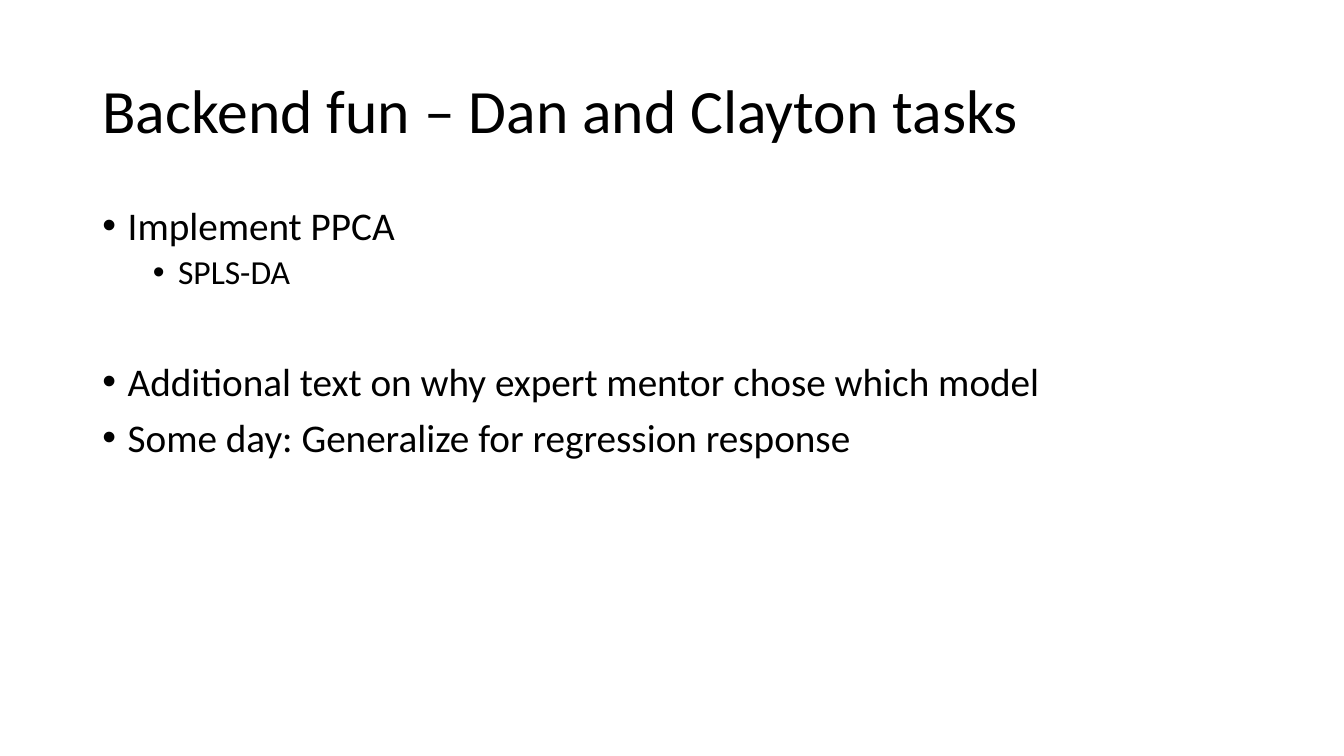
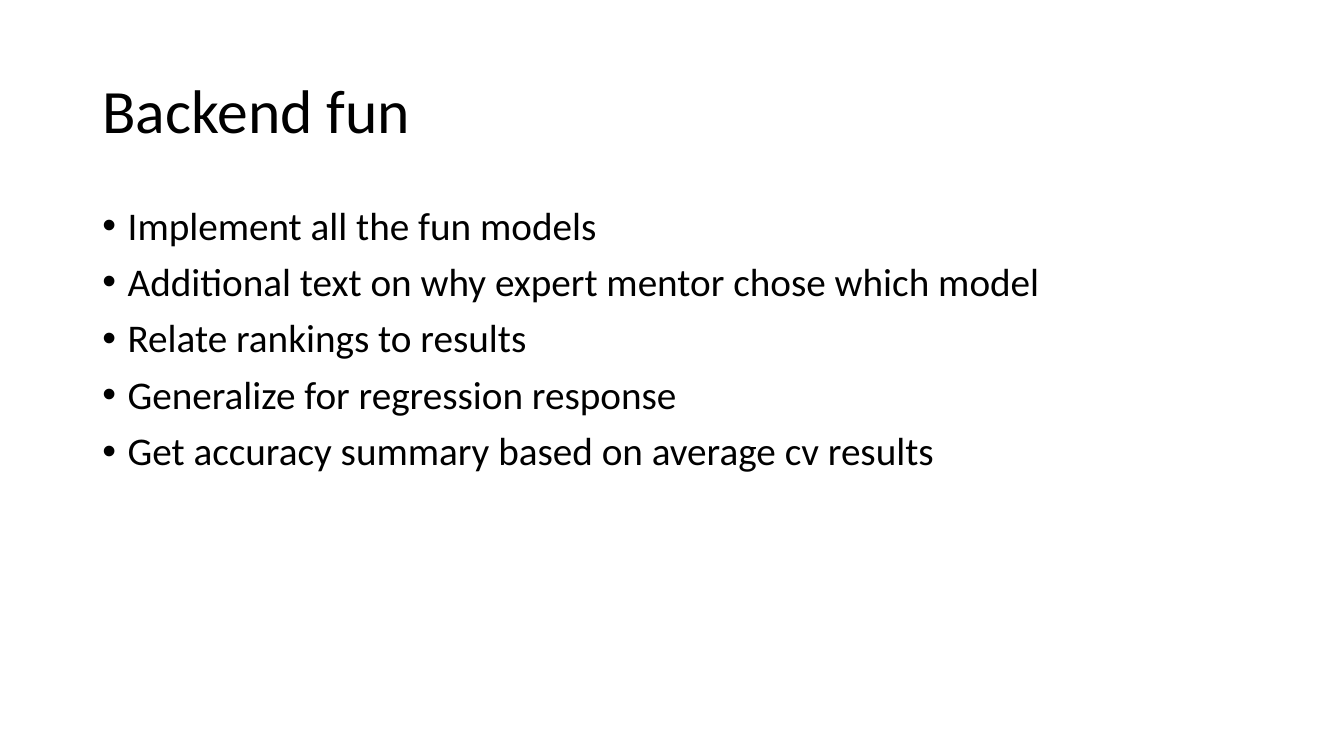
Before and after one commit to pmartR/OmicsMLMentor_ShinyApp, a slide deck: slide 2 of SLOPE_progress.pptx. Drawn at 1344x756 pixels with LibreOffice and Linux fonts; fonts in the diff are those of the drawing. Boxes give left, top, right and bottom in pixels: in the first picture for what was removed or moved away, otherwise in the second. Text is boxed around its words. In the diff, an @@ line names an element or a change of style, - is before the commit and + after.

```diff
--- a/SLOPE_progress.pptx
+++ b/SLOPE_progress.pptx
@@ title at bbox=[102, 90, 410, 134]: text changed @@
-Backend fun – Dan and Clayton tasks
+Backend fun
@@ text at bbox=[128, 212, 596, 247]: text changed @@
-• Implement PPCA
-  • SPLS-DA
+• Implement all the fun models
@@ text at bbox=[128, 324, 934, 472]: text changed @@
-• Some day: Generalize for regression response
+• Relate rankings to results
+• Generalize for regression response
+• Get accuracy summary based on average cv results
```
Also in this commit, not shown: 4 other slides changed, 2 slides added, 2 slides removed, 6 other files.
